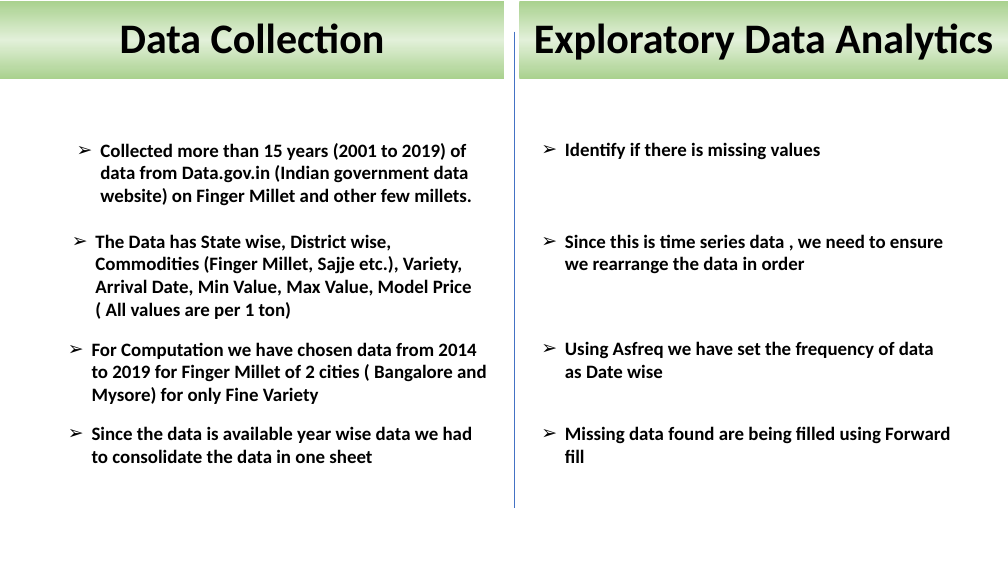
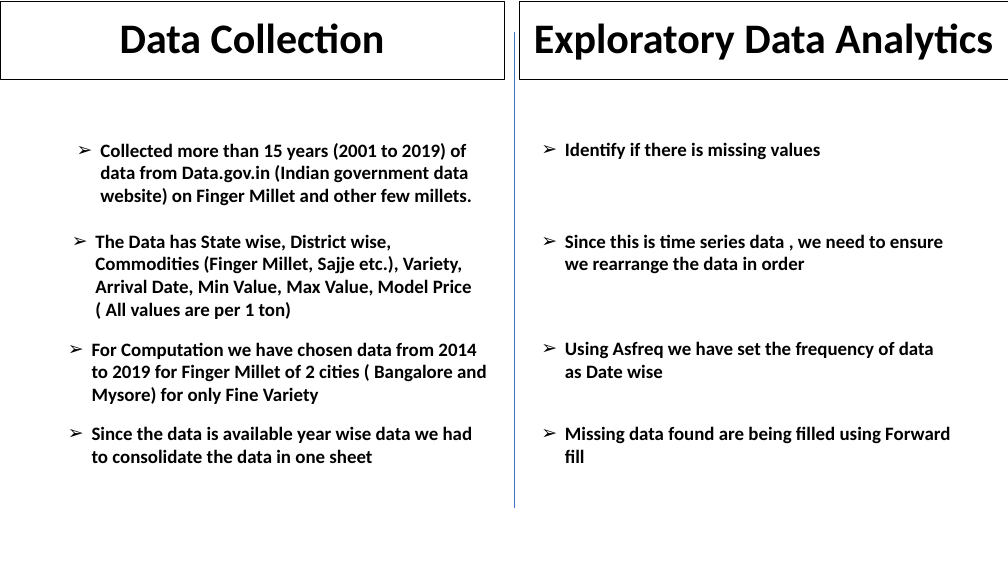
Before and after one commit to sanchanapradeep/aiml_capstone, a slide deck: slide 7 of Millets_Market Price_Prediction_Presentation_Group 7.pptx. Drawn at 1008x567 pixels with LibreOffice and Linux fonts; fonts in the diff are those of the drawing; background and template pictures are left out. Boxes give left, top, right and bottom in pixels: in the first picture for what was removed or moved away, otherwise in the second. Text is boxed around its words. In the diff, an @@ line names an element or a change of style, - is before the commit and + after.

```diff
--- a/Millets_Market Price_Prediction_Presentation_Group 7.pptx
+++ b/Millets_Market Price_Prediction_Presentation_Group 7.pptx
@@ rectangle "Data Collection" at box(0, 1, 504, 79): fill gradient #A9D18E to #E2F0D9 to none; outline none to #000000 0.75 pt @@
@@ rectangle "Exploratory Data Analytics" at box(520, 1, 1008, 79): fill gradient #A9D18E to #E2F0D9 to none; outline none to #000000 0.75 pt @@
```
Also in this commit, not shown: 11 other slides changed.
